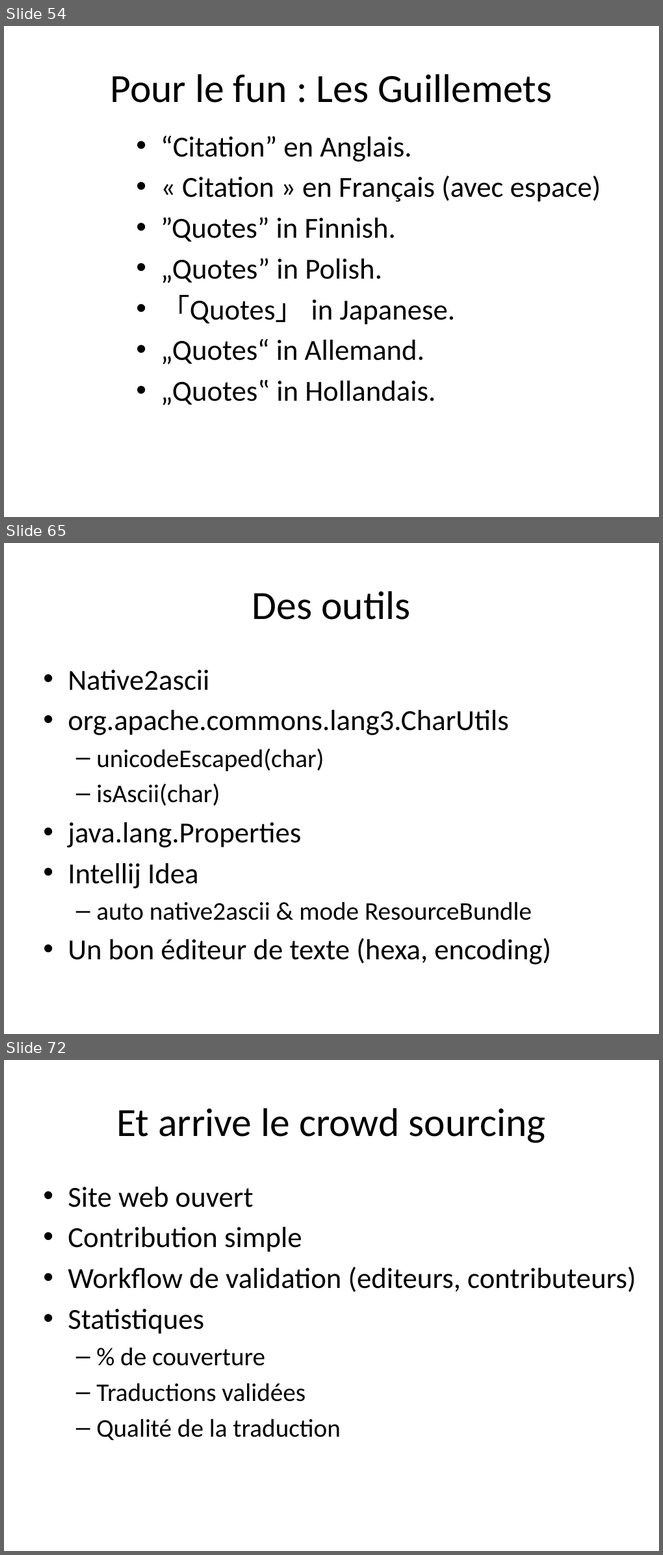
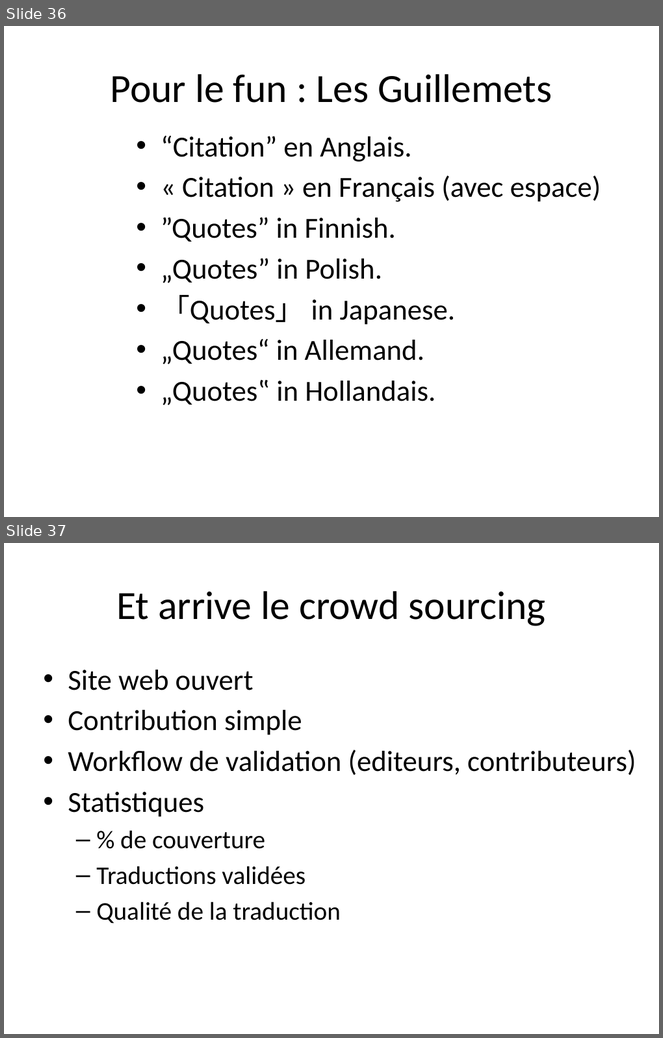
Before and after one commit to dbaeli/ez18n, a slide deck: ez18n-slides/javaone-2012/ez18n_javaone2012.pptx. Shown one above the other, each under a label of ours: slides 54, 65 and 72 before the commit, slides 36 and 37 after it; the slides between them are not shown. The pictures are 663x1555 and 663x1038 pixels, drawn with LibreOffice and Linux fonts; fonts in the diff are those of the drawing; background and template pictures are left out. Boxes give left, top, right and bottom in pixels: in the first picture for what was removed or moved away, otherwise in the second. Text is boxed around its words. In the diff, an @@ line names an element or a change of style, - is before the commit and + after.

Commit message:
JavaOne v2

```diff
--- a/ez18n-slides/javaone-2012/ez18n_javaone2012.pptx
+++ b/ez18n-slides/javaone-2012/ez18n_javaone2012.pptx
@@ slide 65 removed at bbox=[4, 543, 659, 1034], background picture (left out) @@
@@ title removed at bbox=[252, 591, 410, 620] @@
-Des outils
@@ text removed at bbox=[68, 670, 551, 965] @@
-• Native2ascii
-• org.apache.commons.lang3.CharUtils
-  – unicodeEscaped(char)
-  – isAscii(char)
-• java.lang.Properties
-• Intellij Idea
-  – auto native2ascii & mode ResourceBundle
-• Un bon éditeur de texte (hexa, encoding)
@@ what was slide 54 is now slide 36 @@
@@ what was slide 72 is now slide 37 @@
```
Also in this commit, not shown: 7 slides changed, 4 slides added, 38 other slides removed.
